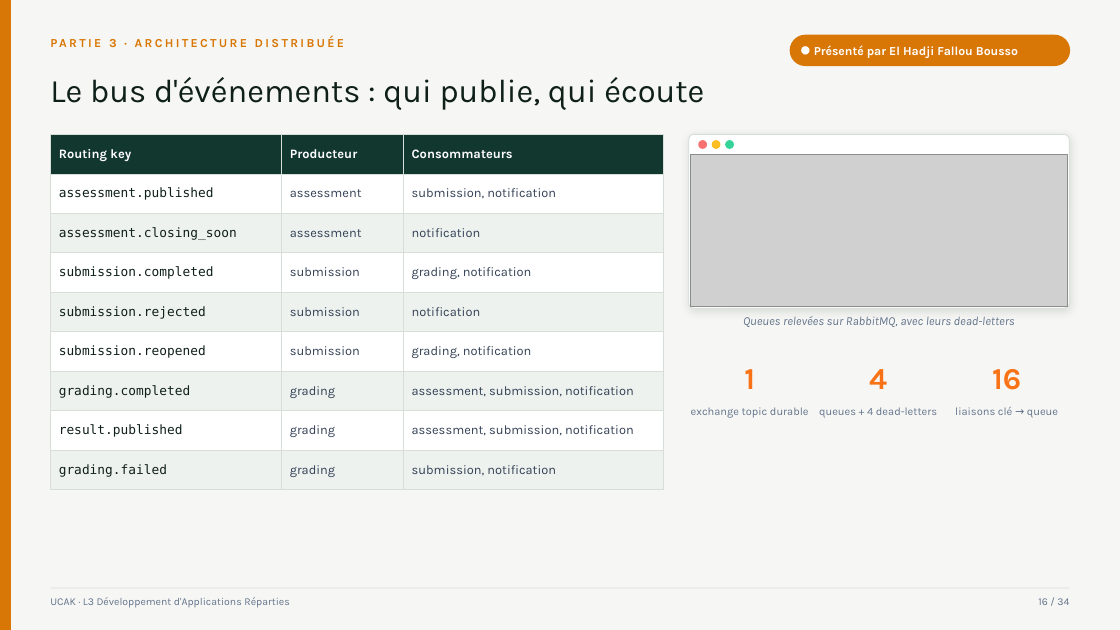
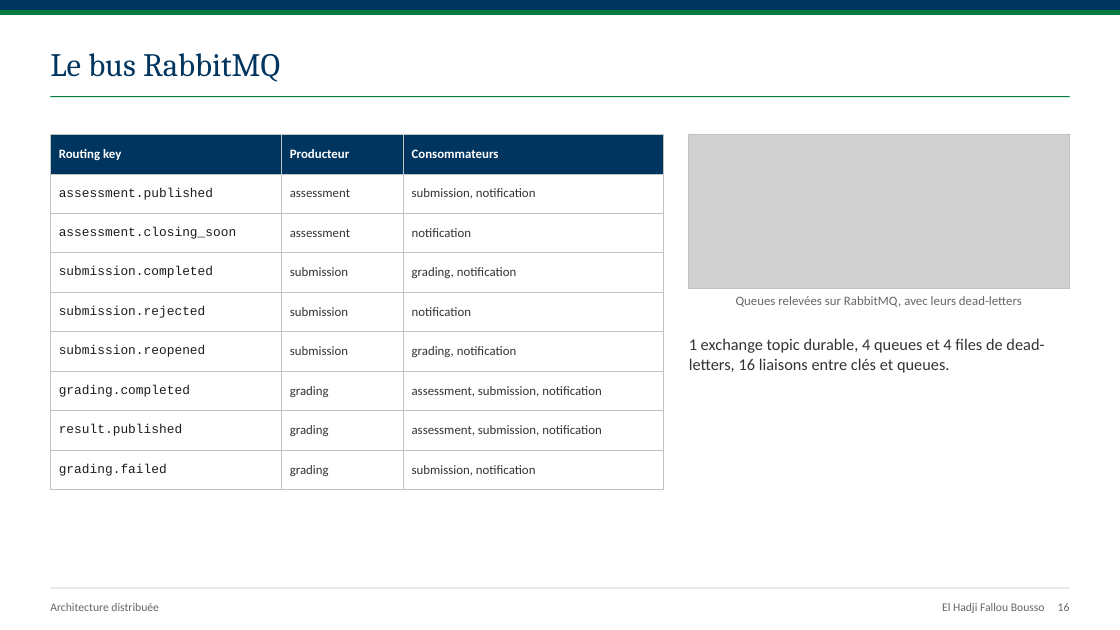
Before and after one commit to makhtar2/tp-microservices-evaluations, a slide deck: slide 16 of presentation/Soutenance-Plateforme-Evaluations.pptx. Drawn at 1120x630 pixels with LibreOffice and Linux fonts; fonts in the diff are those of the drawing; grey boxes stand for pictures. Boxes give left, top, right and bottom in pixels: in the first picture for what was removed or moved away, otherwise in the second. Text is boxed around its words. In the diff, an @@ line names an element or a change of style, - is before the commit and + after.

Commit message:
docs(presentation): nouveau design aux couleurs de l'UCAK, avec logo
Support plus sobre et page de garde classique. L'ancien modèle reste
disponible dans presentation/ancien-modele/.

```diff
--- a/presentation/Soutenance-Plateforme-Evaluations.pptx
+++ b/presentation/Soutenance-Plateforme-Evaluations.pptx
@@ background #F6F7F5 to #FFFFFF @@
@@ rectangle removed at <box>0,0,10,630</box> @@
@@ rectangle added at <box>0,0,1120,10</box>, fill #00355F, outline #00355F 1 pt @@
@@ rectangle added at <box>0,10,1120,14</box>, fill #037B3F, outline #037B3F 1 pt @@
@@ text at <box>50,53,280,82</box>: text changed; font Karla to Cambria; text colour #0F1F1A to #00355F @@
-Le bus d'événements : qui publie, qui écoute
+Le bus RabbitMQ
@@ rounded rectangle removed at <box>791,35,1070,66</box> @@
@@ ellipse removed at <box>802,46,810,55</box> @@
@@ line added from (50, 97) to (1070, 97), #037B3F 1 pt @@
@@ table at <box>50,134,664,480</box> @@
@@ fill #12372F to #00355F in row 1 @@
@@ fill #EEF2EF to #FFFFFF in 12 cells @@
@@ font Karla to Calibri in "Routing key", "Producteur", "Consommateurs", "assessment" and 15 more places @@
@@ font DejaVu Sans Mono to Courier New, text colour #0F1F1A to #1C1C1C in "assessment.published", "assessment.closing_soon", "submission.completed", "submission.rejected" and 4 more places @@
@@ text colour #334155 to #333333 in "assessment", "submission, notification", "assessment", "notification" and 12 more places @@
@@ borders changed @@
@@ picture: place and size @@
-picture at <box>691,155,1068,307</box>
+picture at <box>689,134,1070,288</box>
@@ rectangle: place and size @@
-rectangle at <box>689,134,1070,308</box>
+rectangle at <box>689,134,1070,288</box>
@@ rectangle at <box>689,134,1070,288</box>: rounded rectangle to rectangle; fill #FFFFFF to none; outline #D7DDD9 0.75 pt to #BFC4C0 0.75 pt; shadow off @@
@@ ellipse removed at <box>699,141,707,149</box> @@
@@ ellipse removed at <box>712,141,720,149</box> @@
@@ ellipse removed at <box>726,141,734,149</box> @@
@@ text "Queues relevées sur RabbitMQ, avec ...": place and size @@
-text "Queues relevées sur RabbitMQ, avec ..." at <box>743,316,1015,327</box>
+text "Queues relevées sur RabbitMQ, avec ..." at <box>736,296,1022,307</box>
@@ text "Queues relevées sur RabbitMQ, avec ..." at <box>736,296,1022,307</box>: size 10.5 to 11 pt, font Karla to Calibri, text colour #64748B to #666666, italic off @@
@@ text added at <box>689,338,1044,373</box>, 14 pt, text #333333 @@
+1 exchange topic durable, 4 queues et 4 files de dead-letters, 16 liaisons entre clés et queues.
@@ text removed at <box>744,369,755,389</box> @@
-1
@@ text removed at <box>869,369,887,389</box> @@
-4
@@ text removed at <box>992,369,1021,390</box> @@
-16
@@ text removed at <box>691,407,809,418</box> @@
-exchange topic durable
@@ text removed at <box>819,407,937,418</box> @@
-queues + 4 dead-letters
@@ text removed at <box>955,407,1058,418</box> @@
-liaisons clé → queue
@@ text "Architecture distribuée" at <box>50,603,159,611</box>: vertical alignment top to middle @@
@@ text removed at <box>50,597,290,608</box> @@
-UCAK · L3 Développement d'Applications Réparties
@@ text removed at <box>1038,598,1069,605</box> @@
-16 / 34
@@ text at <box>50,603,159,611</box>: text changed; size 10.5 to 10 pt; font Karla to Calibri; text colour #D97706 to #666666; bold off @@
-PARTIE 3 · ARCHITECTURE DISTRIBUÉE
+Architecture distribuée
@@ text at <box>942,603,1070,613</box>: text changed; size 10.5 to 10 pt; font Karla to Calibri; text colour #FFFFFF to #666666; bold off @@
-Présenté par El Hadji Fallou Bousso
+El Hadji Fallou Bousso 16
```
Also in this commit, not shown: 31 other slides changed, 2 slides added, 2 slides removed, 14 other files.
